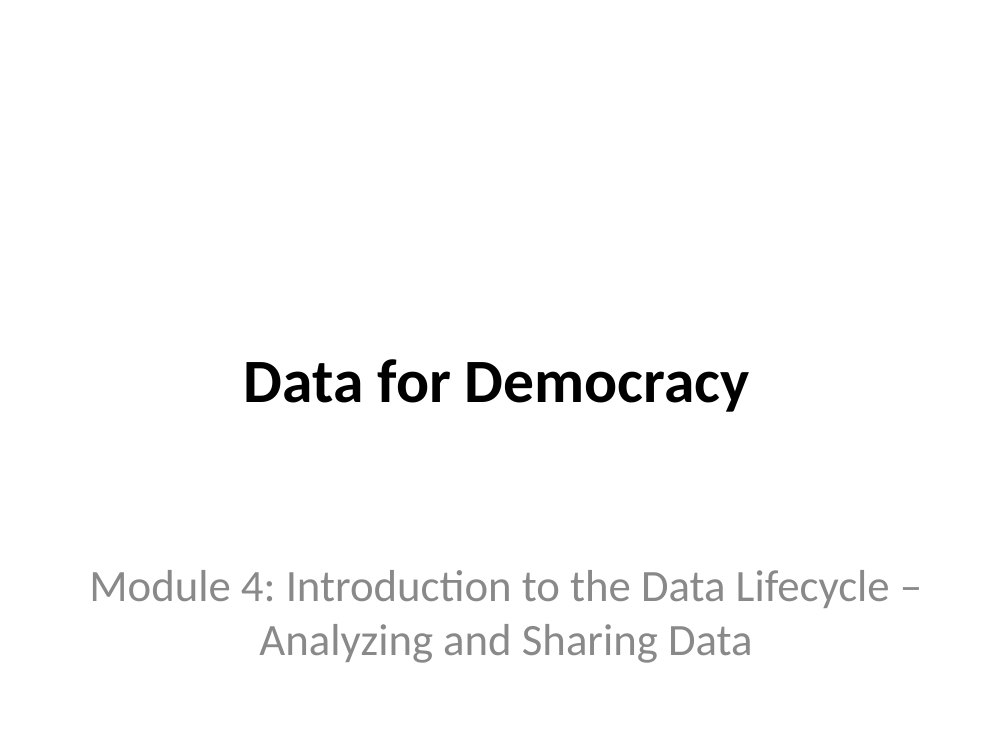
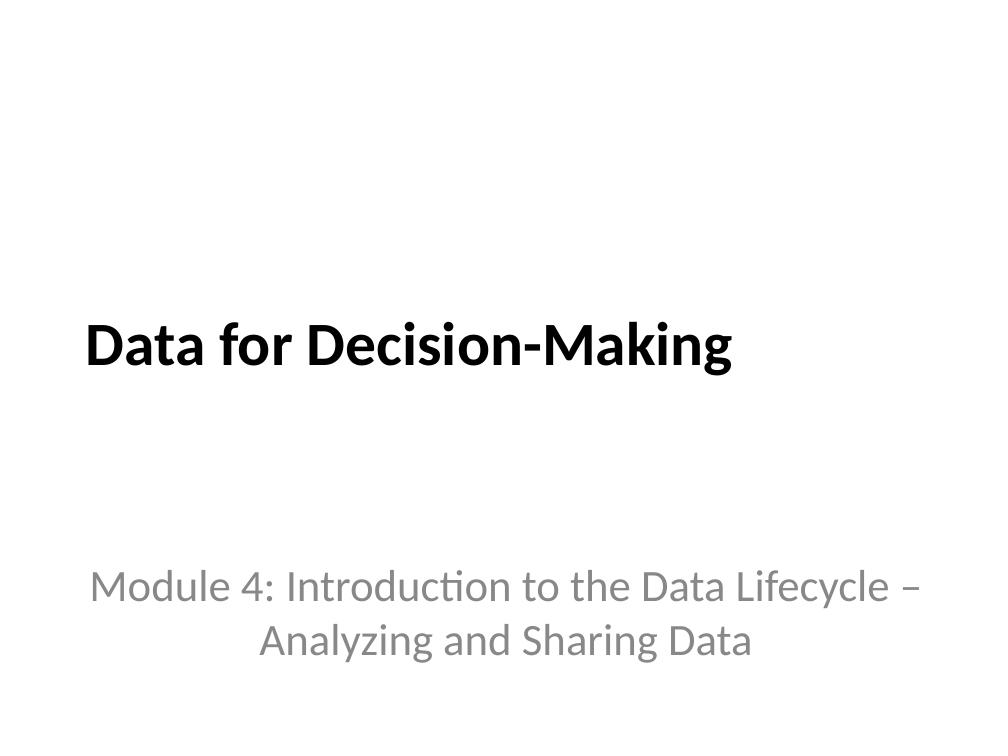
Before and after one commit to tascha/D4DM, a slide deck: slide 1 of documents/Module4_Slides.ppt. Drawn at 1008x756 pixels with LibreOffice and Linux fonts; fonts in the diff are those of the drawing; background and template pictures are left out. Boxes give left, top, right and bottom in pixels: in the first picture for what was removed or moved away, otherwise in the second. Text is boxed around its words. In the diff, an @@ line names an element or a change of style, - is before the commit and + after.

```diff
--- a/documents/Module4_Slides.ppt
+++ b/documents/Module4_Slides.ppt
@@ title at <box>86,321,733,376</box>: text changed @@
-Data for Democracy
+Data for Decision-Making
```
Also in this commit, not shown: 18 other slides changed, 5 slides added, 4 slides removed.
